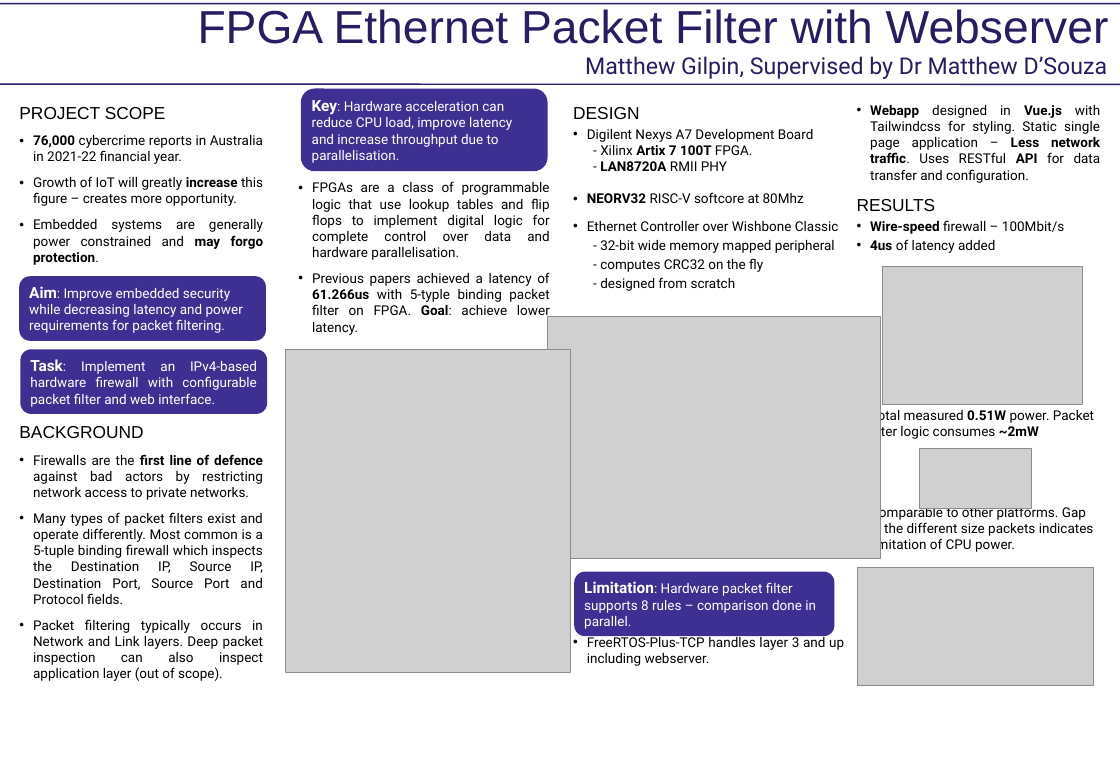
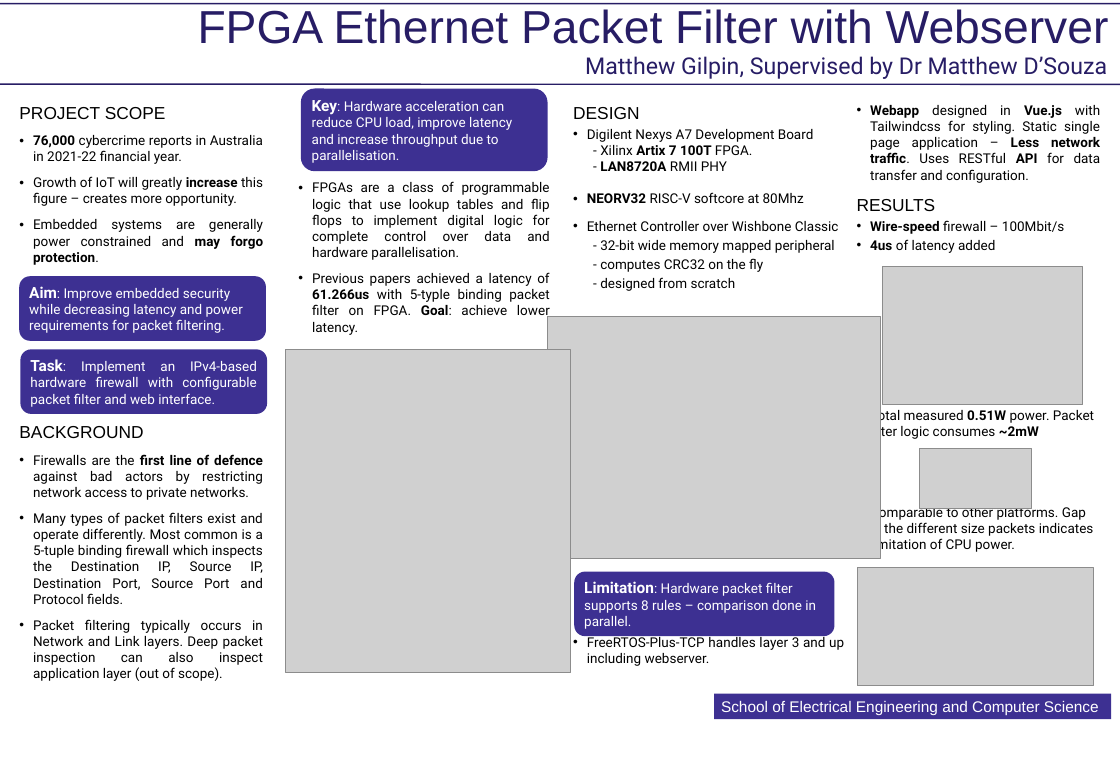
Before and after one commit to matty0005/thesis, a slide deck: slide 1 of poster/poster_matthew_gilpin.pptx. Drawn at 1120x784 pixels with LibreOffice and Linux fonts; fonts in the diff are those of the drawing; grey boxes stand for pictures; background and template pictures are left out. Boxes give left, top, right and bottom in pixels: in the first picture for what was removed or moved away, otherwise in the second. Text is boxed around its words. In the diff, an @@ line names an element or a change of style, - is before the commit and + after.

```diff
--- a/poster/poster_matthew_gilpin.pptx
+++ b/poster/poster_matthew_gilpin.pptx
@@ rectangle added at [714, 694, 1111, 720], fill #3D3092, 16 pt, text #FFFFFF @@
+School of Electrical Engineering and Computer Science
```
Also in this commit, not shown: 4 other files.
